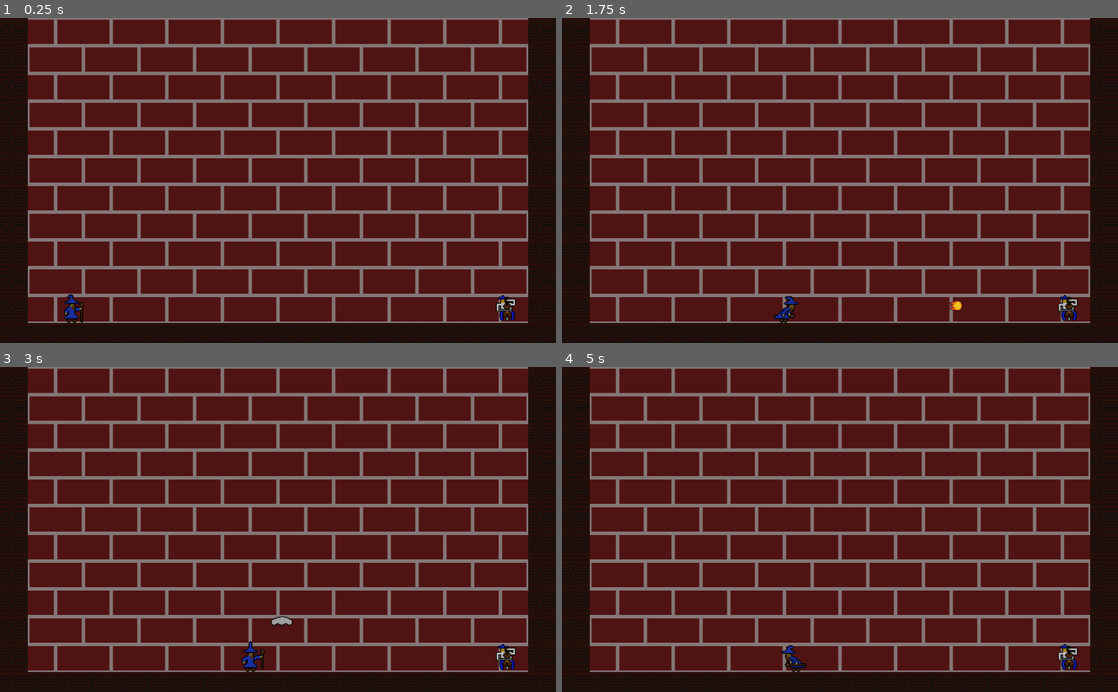
Above: before the commit, frames 1-4 (two rows, left to right).
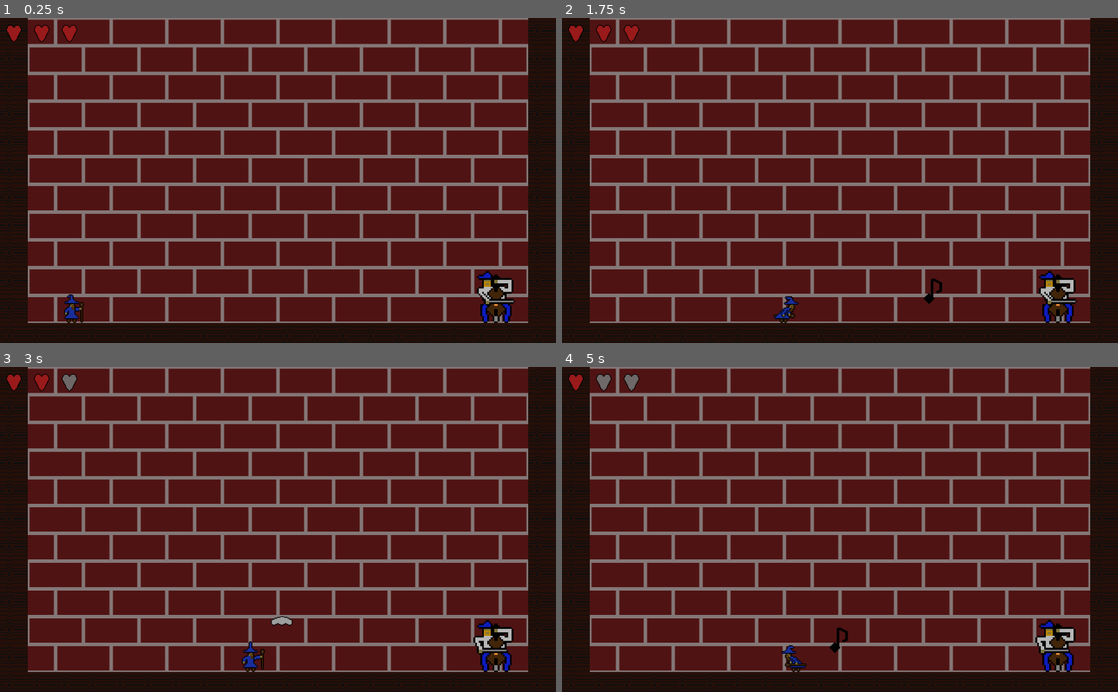
Above: after the commit, the same moments.

Repository: agwaldron/OwlGame
Game: Godot game, scene res://src/Levels/TheMusicianArena.tscn
Same seed, same stepped clock (60 frames per second), same inputs: the game is played once before the commit and once after it. This scene is started directly instead of the project's main scene.
Inputs:
- Up to frame 1 (0.25 s): no input
- Up to frame 2 (1.75 s): hold Right (ui_right) from 0.53 s (still down); tap Shift (dash) at 0.6 s; tap Space (jump) at 0.77, 1.52 s; tap E (fireball) at 1.35 s
- Up to frame 3 (3 s): release Right (ui_right) at 2.03 s; hold Left (ui_left) 2.03-2.78 s; tap W (icespike) at 2.1 s; hold Right (ui_right) from 2.78 s (still down); tap S (lightning) at 2.85 s
- Up to frame 4 (5 s): tap Space (jump) at 3.02, 3.77, 4.52 s; tap Shift (dash) at 3.6 s; release Right (ui_right) at 4.28 s; hold Left (ui_left) from 4.28 s (still down); tap E (fireball) at 4.35 s

The runs differ from the first frame. In frame 1, 1.0% of the frame differs, in the area x 1-93%, y 2-94%; in frame 2, 1.2%; in frame 3, 1.1%; in frame 4, 1.2%.

Commit message:
Musician: basic animation, eighth note attack

Diff:
--- /dev/null
+++ b/src/Enemies/TheMusician/EighthNote.gd
@@ -0,0 +1,14 @@
+extends KinematicBody2D
+
+export var SPEED = 1000
+
+onready var sprite_vertical_offset = 75
+onready var sprite_horizontal_offset = 35
+
+var velocity = Vector2(SPEED, 0)
+
+func _process(delta):
+	velocity = move_and_slide(velocity)
+
+func _on_HitBox_body_entered(body):
+	queue_free()
--- /dev/null
+++ b/src/Enemies/TheMusician/EighthNote.tscn
@@ -0,0 +1,27 @@
+[gd_scene load_steps=5 format=2]
+
+[ext_resource path="res://Assets/Enemies/TheMusician/EighthNote.png" type="Texture" id=1]
+[ext_resource path="res://src/CollisionTemplates/HitBox.tscn" type="PackedScene" id=2]
+[ext_resource path="res://src/Enemies/TheMusician/EighthNote.gd" type="Script" id=3]
+
+[sub_resource type="CapsuleShape2D" id=1]
+radius = 20.818
+height = 16.8368
+
+[node name="EighthNote" type="KinematicBody2D"]
+collision_layer = 16
+collision_mask = 3
+script = ExtResource( 3 )
+
+[node name="Sprite" type="Sprite" parent="."]
+texture = ExtResource( 1 )
+
+[node name="HitBox" parent="." instance=ExtResource( 2 )]
+collision_layer = 16
+collision_mask = 3
+
+[node name="CollisionShape2D" parent="HitBox" index="0"]
+shape = SubResource( 1 )
+[connection signal="body_entered" from="HitBox" to="." method="_on_HitBox_body_entered"]
+
+[editable path="HitBox"]
--- a/src/Enemies/TheMusician/TheMusician.gd
+++ b/src/Enemies/TheMusician/TheMusician.gd
@@ -1,10 +1,48 @@
 extends KinematicBody2D
 
+export var PLAY_FREQ = 150
+
+enum{
+	IDLE,
+	PLAY
+}
+
+const EighthNote = preload("res://src/Enemies/TheMusician/EighthNote.tscn")
+
 onready var stats = $EnemyStats
+onready var animatedSprite = $AnimatedSprite
+
+var state = IDLE
+var play_cool_down
 
 func _ready():
-	stats.health = 20
+	stats.health = 30
+	play_cool_down = PLAY_FREQ
 
+func _process(delta):
+	match state:
+		IDLE:
+			idle_state(delta)
+		PLAY:
+			play_state(delta)
+
+func idle_state(delta):
+	play_cool_down -= (delta * 100)
+	if play_cool_down <= 0:
+		play_note()
+
+func play_state(delta):
+	play_cool_down = PLAY_FREQ
+	state = IDLE
+
+func play_note():
+	var eighthNote = EighthNote.instance()
+	get_parent().add_child(eighthNote)
+	eighthNote.global_position = global_position
+	eighthNote.global_position.x -= eighthNote.sprite_horizontal_offset
+	eighthNote.global_position.y -= eighthNote.sprite_vertical_offset
+	eighthNote.velocity.x = eighthNote.SPEED * -1
+	state = PLAY
 
 func _on_HurtBox_area_entered(area):
 	stats.health -= area.damage
--- a/src/Enemies/TheMusician/TheMusician.tscn
+++ b/src/Enemies/TheMusician/TheMusician.tscn
@@ -1,35 +1,76 @@
-[gd_scene load_steps=7 format=2]
+[gd_scene load_steps=14 format=2]
 
 [ext_resource path="res://src/Enemies/EnemyStats.tscn" type="PackedScene" id=1]
-[ext_resource path="res://Assets/Enemies/TheMusician/TheMusician.png" type="Texture" id=2]
+[ext_resource path="res://Assets/Enemies/TheMusician/TheMusicianSpriteSheet.png" type="Texture" id=2]
 [ext_resource path="res://src/CollisionTemplates/HurtBox.tscn" type="PackedScene" id=3]
 [ext_resource path="res://src/Enemies/TheMusician/TheMusician.gd" type="Script" id=4]
 
+[sub_resource type="AtlasTexture" id=3]
+flags = 4
+atlas = ExtResource( 2 )
+region = Rect2( 0, 0, 128, 128 )
+
+[sub_resource type="AtlasTexture" id=4]
+flags = 4
+atlas = ExtResource( 2 )
+region = Rect2( 128, 0, 128, 128 )
+
+[sub_resource type="AtlasTexture" id=5]
+flags = 4
+atlas = ExtResource( 2 )
+region = Rect2( 256, 0, 128, 128 )
+
+[sub_resource type="AtlasTexture" id=6]
+flags = 4
+atlas = ExtResource( 2 )
+region = Rect2( 384, 0, 128, 128 )
+
+[sub_resource type="AtlasTexture" id=7]
+flags = 4
+atlas = ExtResource( 2 )
+region = Rect2( 512, 0, 128, 128 )
+
+[sub_resource type="AtlasTexture" id=8]
+flags = 4
+atlas = ExtResource( 2 )
+region = Rect2( 640, 0, 128, 128 )
+
+[sub_resource type="SpriteFrames" id=9]
+animations = [ {
+"frames": [ SubResource( 3 ), SubResource( 4 ), SubResource( 5 ), SubResource( 6 ), SubResource( 7 ), SubResource( 8 ) ],
+"loop": true,
+"name": "Animation",
+"speed": 8.0
+} ]
+
 [sub_resource type="RectangleShape2D" id=1]
-extents = Vector2( 25.778, 30.806 )
+extents = Vector2( 48.8088, 61.557 )
 
 [sub_resource type="RectangleShape2D" id=2]
-extents = Vector2( 25.7779, 30.8061 )
+extents = Vector2( 48.809, 61.557 )
 
 [node name="TheMusician" type="KinematicBody2D"]
 collision_layer = 8
 collision_mask = 5
 script = ExtResource( 4 )
 
-[node name="Sprite" type="Sprite" parent="."]
-position = Vector2( 0, -32.1495 )
-texture = ExtResource( 2 )
+[node name="AnimatedSprite" type="AnimatedSprite" parent="."]
+position = Vector2( 0, -64.2561 )
+frames = SubResource( 9 )
+animation = "Animation"
+frame = 2
+playing = true
 
 [node name="CollisionShape2D" type="CollisionShape2D" parent="."]
-position = Vector2( 0, -30.857 )
+position = Vector2( 0, -61.8996 )
 shape = SubResource( 1 )
 
 [node name="HurtBox" parent="." instance=ExtResource( 3 )]
-position = Vector2( 0, -30.8568 )
 collision_layer = 8
 collision_mask = 5
 
 [node name="CollisionShape2D" parent="HurtBox" index="0"]
+position = Vector2( 0, -61.9 )
 shape = SubResource( 2 )
 
 [node name="EnemyStats" parent="." instance=ExtResource( 1 )]
--- a/src/Enemies/Witch/WitchFire.tscn
+++ b/src/Enemies/Witch/WitchFire.tscn
@@ -90,7 +90,7 @@
 [node name="AnimatedSprite" type="AnimatedSprite" parent="."]
 frames = SubResource( 13 )
 animation = "Left"
-frame = 3
+frame = 4
 playing = true
 
 [node name="HitBox" parent="." instance=ExtResource( 4 )]
--- a/src/Levels/TheMusicianArena.tscn
+++ b/src/Levels/TheMusicianArena.tscn
@@ -1,9 +1,10 @@
-[gd_scene load_steps=5 format=2]
+[gd_scene load_steps=6 format=2]
 
 [ext_resource path="res://src/Environment/BricksTileSet.tscn" type="PackedScene" id=1]
 [ext_resource path="res://src/Environment/FloorTileSet.tscn" type="PackedScene" id=2]
 [ext_resource path="res://src/Player/Player.tscn" type="PackedScene" id=3]
 [ext_resource path="res://src/Enemies/TheMusician/TheMusician.tscn" type="PackedScene" id=4]
+[ext_resource path="res://src/Player/HealthBar.tscn" type="PackedScene" id=5]
 
 [node name="TheMusicianArena" type="Node2D"]
 
@@ -16,5 +17,7 @@
 [node name="Player" parent="." instance=ExtResource( 3 )]
 position = Vector2( 165.025, 699.411 )
 
+[node name="HealthBar" parent="." instance=ExtResource( 5 )]
+
 [node name="TheMusician" parent="." instance=ExtResource( 4 )]
-position = Vector2( 1165.65, 699.561 )
+position = Vector2( 1137.96, 704.421 )
Binary file added: Assets/Enemies/TheMusician/EighthNote.png
Not shown, added: Assets/Enemies/TheMusician/EighthNote.png.import
Binary file changed: Assets/Enemies/TheMusician/TheMusician.png
Binary file added: Assets/Enemies/TheMusician/TheMusicianSpriteSheet.png
Not shown, added: Assets/Enemies/TheMusician/TheMusicianSpriteSheet.png.import
